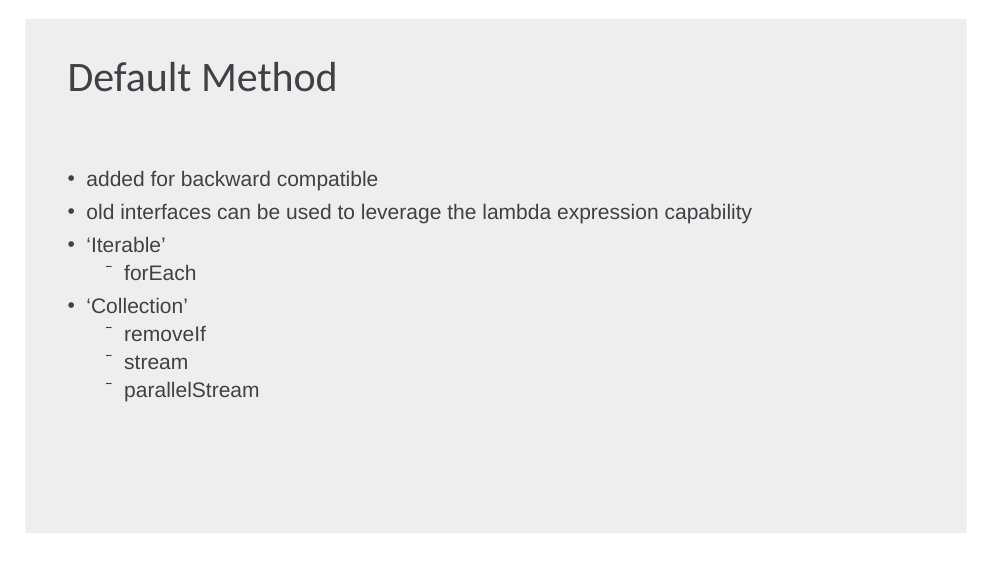
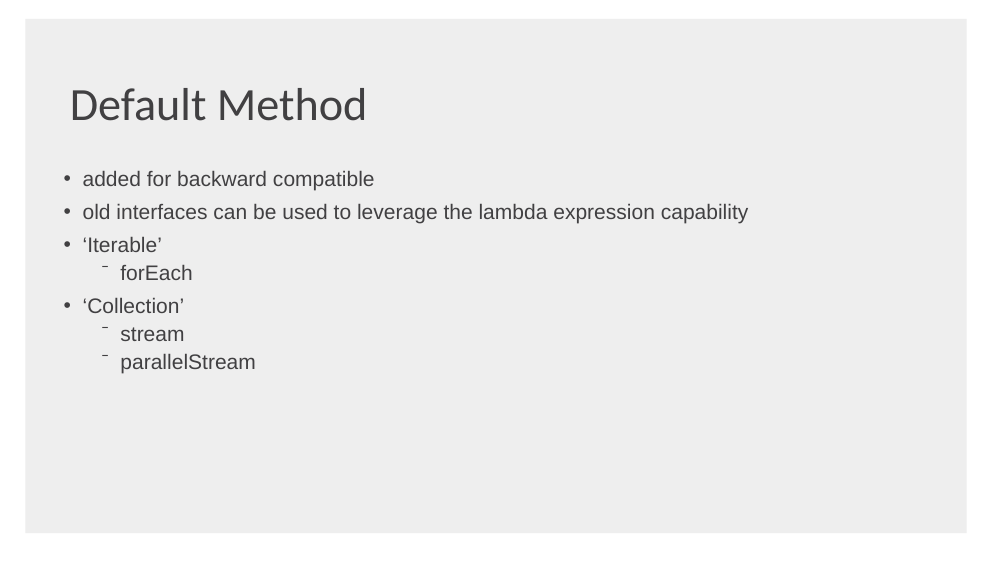
Before and after one commit to shaojie-xu-kp/Java8_lunch_learn, a slide deck: slide 8 of Java 8 & TDP.pptx (slide 13 before the commit). Drawn at 1008x567 pixels with LibreOffice and Linux fonts; fonts in the diff are those of the drawing; background and template pictures are left out. Boxes give left, top, right and bottom in pixels: in the first picture for what was removed or moved away, otherwise in the second. Text is boxed around its words. In the diff, an @@ line names an element or a change of style, - is before the commit and + after.

```diff
--- a/Java 8 & TDP.pptx
+++ b/Java 8 & TDP.pptx
@@ text "Default Method": place and size @@
-text "Default Method" at bbox=[68, 62, 338, 92]
+text "Default Method" at bbox=[70, 88, 368, 121]
@@ text "Default Method" at bbox=[70, 88, 368, 121]: size 40 to 44 pt; less space between paragraphs @@
@@ text at bbox=[124, 326, 206, 341]: paragraph removed @@
-  ⁻ removeIf
```
Also in this commit, not shown: 41 other slides changed, 3 slides added, 15 slides removed, 1 other file.
